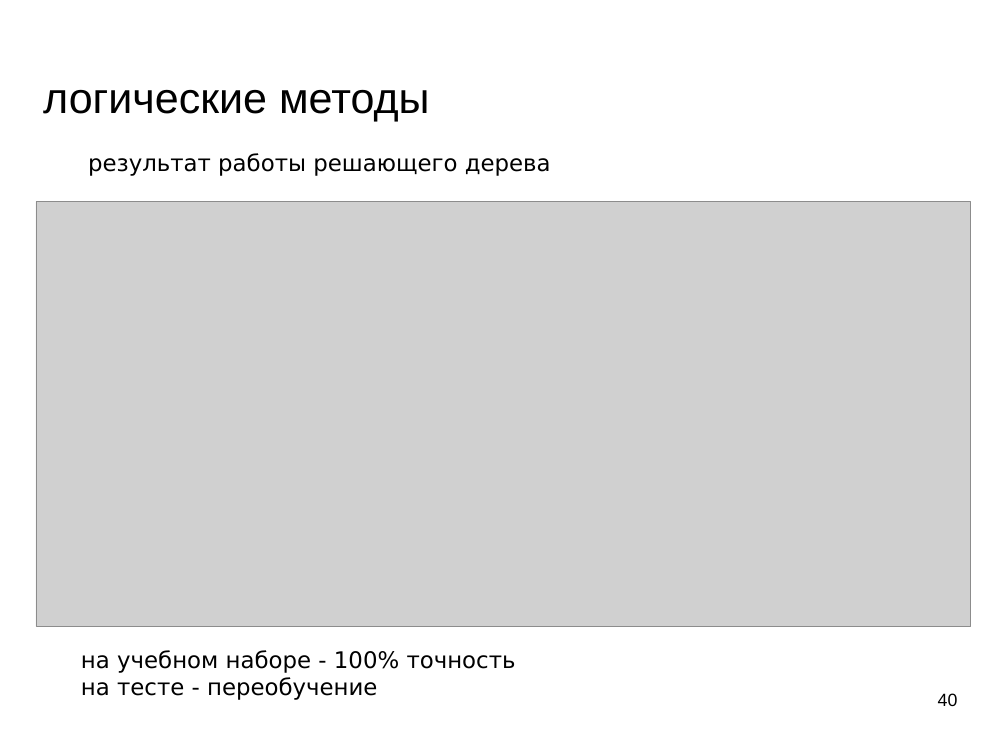
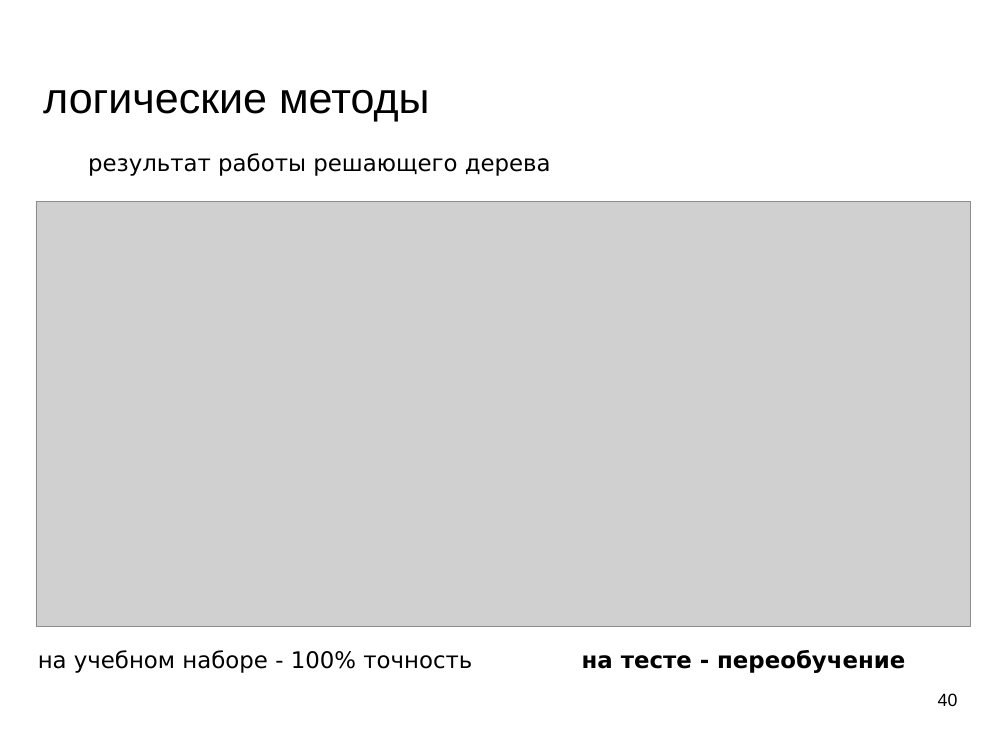
Before and after one commit to mechanoid5/ml_lectorium_legacy, a slide deck: slide 40 of 08-logical.odp. Drawn at 1008x756 pixels with LibreOffice and Linux fonts; fonts in the diff are those of the drawing; grey boxes stand for pictures; background and template pictures are left out. Boxes give left, top, right and bottom in pixels: in the first picture for what was removed or moved away, otherwise in the second. Text is boxed around its words. In the diff, an @@ line names an element or a change of style, - is before the commit and + after.

```diff
--- a/08-logical.odp
+++ b/08-logical.odp
@@ text at [38, 650, 905, 673]: text changed @@
-на учебном наборе - 100% точность
-на тесте - переобучение
+на учебном наборе - 100% точность на тесте - переобучение
```
Also in this commit, not shown: 6 other slides changed, 2 slides added, 1 slide removed, 4 other files.
